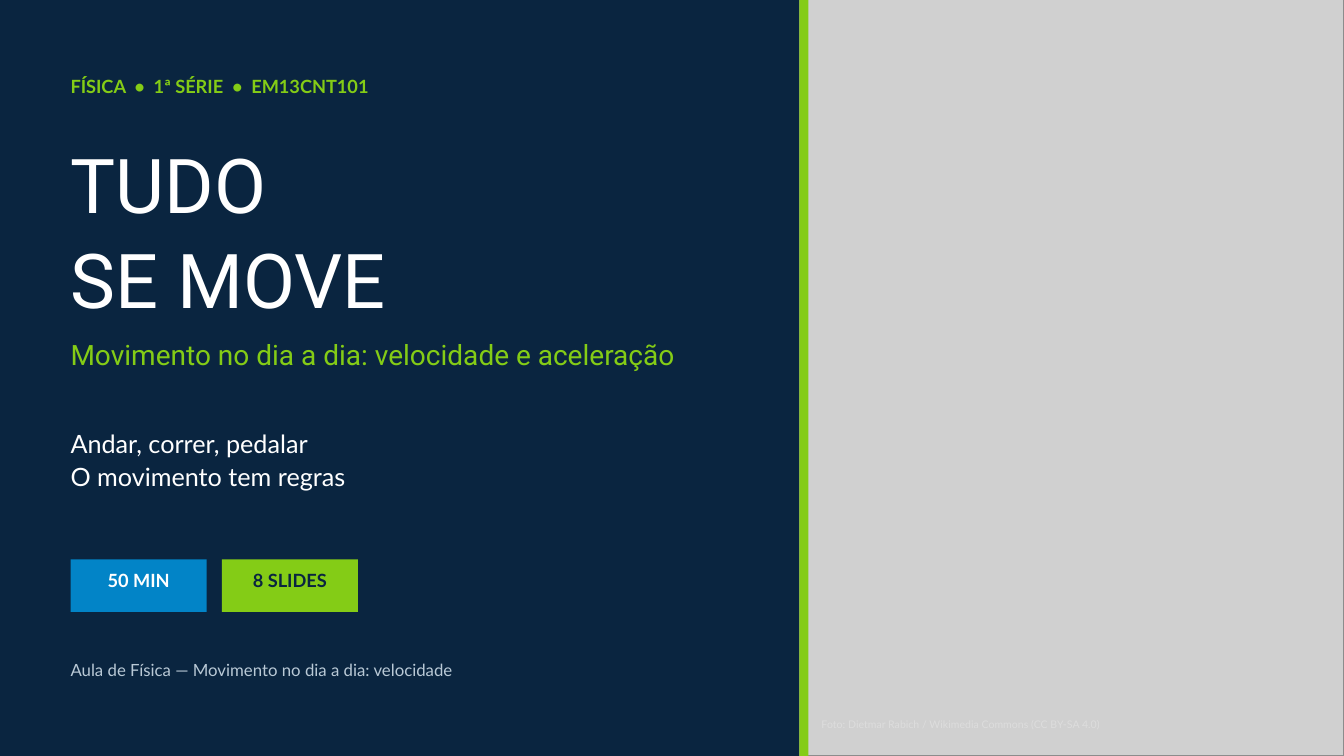
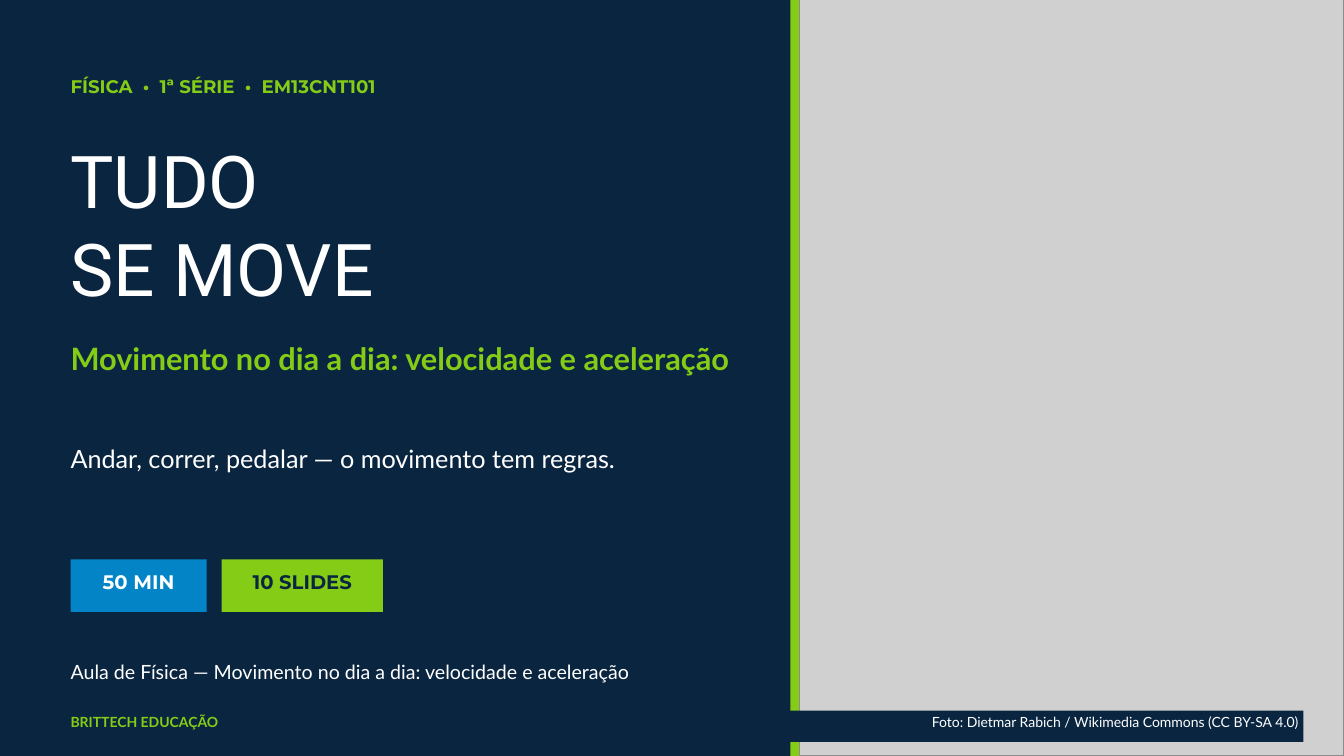
Before and after one commit to thiagollipe-web/brittech-educacao-aulas, a slide deck: slide 1 of ensino-medio/fisica-1serie-movimento-dia-a-dia.pptx. Drawn at 1344x756 pixels with LibreOffice and Linux fonts; fonts in the diff are those of the drawing; grey boxes stand for pictures. Boxes give left, top, right and bottom in pixels: in the first picture for what was removed or moved away, otherwise in the second. Text is boxed around its words. In the diff, an @@ line names an element or a change of style, - is before the commit and + after.

```diff
--- a/ensino-medio/fisica-1serie-movimento-dia-a-dia.pptx
+++ b/ensino-medio/fisica-1serie-movimento-dia-a-dia.pptx
@@ rectangle: place and size @@
-rectangle at [800,0,809,756]
+rectangle at [790,0,800,756]
@@ text "FÍSICA • 1ª SÉRIE • ..." at [71,76,376,93]: font Lato to Montserrat @@
@@ text "TUDO" at [71,155,373,297]: size 54 to 52 pt; line spacing 1.02 to 1; less space between paragraphs @@
@@ text "Movimento no dia a dia: ..." at [71,347,730,376]: size 20 to 22 pt, font Roboto to Lato, bold on; line spacing 1 to 1.05 @@
@@ text at [71,449,615,472]: text changed @@
-Andar, correr, pedalar
-O movimento tem regras
+Andar, correr, pedalar — o movimento tem regras.
@@ rectangle: place and size @@
-rectangle at [222,560,358,612]
+rectangle at [222,560,383,612]
@@ text "50 MIN" at [103,575,174,590]: size 13 to 14 pt, font Lato to Montserrat @@
@@ text at [253,575,352,589]: text changed; size 13 to 14 pt; font Lato to Montserrat @@
-8 SLIDES
+10 SLIDES
@@ text at [71,664,629,683]: text changed; size 12 to 14 pt; text colour #B9C9D6 to #FFFFFF @@
-Aula de Física — Movimento no dia a dia: velocidade
+Aula de Física — Movimento no dia a dia: velocidade e aceleração
@@ text added at [71,715,219,730], 10 pt, text #84CC16, bold @@
+BRITTECH EDUCAÇÃO
@@ rectangle added at [759,711,1304,742], fill #0A2540 @@
@@ text added at [932,716,1298,729], 10 pt, text #FFFFFF @@
+Foto: Dietmar Rabich / Wikimedia Commons (CC BY-SA 4.0)
```
Also in this commit, not shown: 3 other slides changed, 6 slides added, 4 slides removed, 4 other files.
